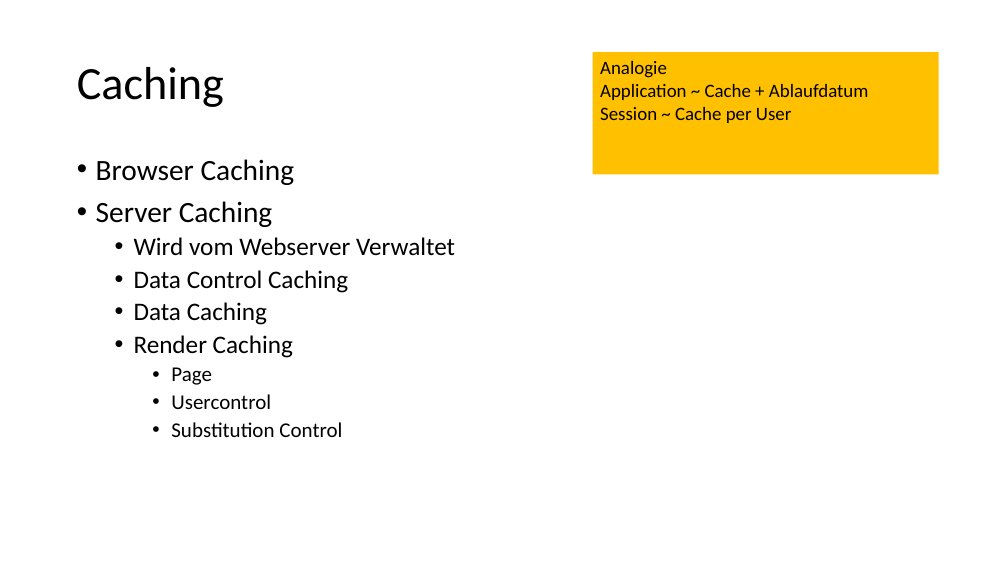
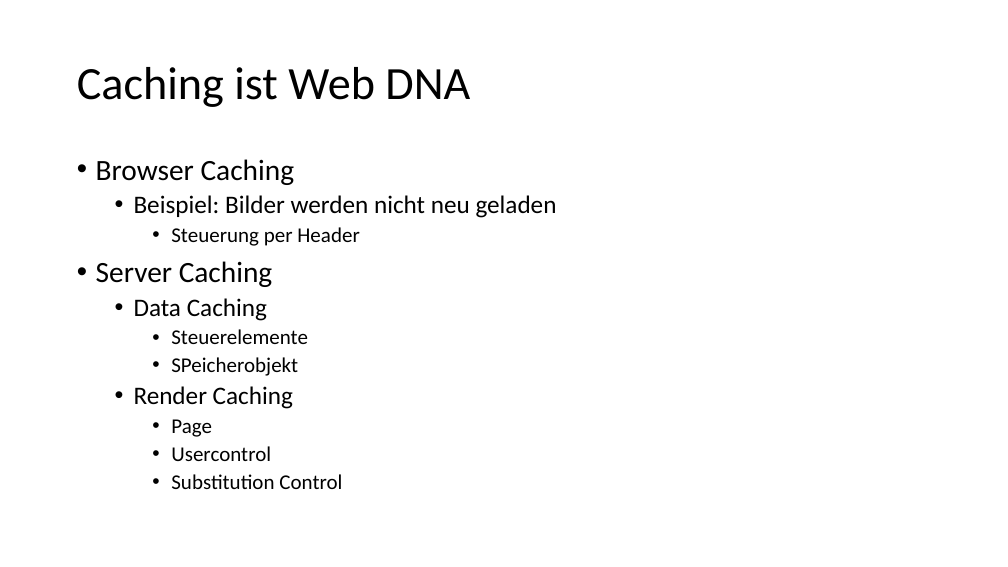
Before and after one commit to ppedvAG/WebformsKurs, a slide deck: slide 4 of 14Performance.pptx (slide 2 before the commit). Drawn at 1008x567 pixels with LibreOffice and Linux fonts; fonts in the diff are those of the drawing. Boxes give left, top, right and bottom in pixels: in the first picture for what was removed or moved away, otherwise in the second. Text is boxed around its words. In the diff, an @@ line names an element or a change of style, - is before the commit and + after.

```diff
--- a/14Performance.pptx
+++ b/14Performance.pptx
@@ rectangle removed at [593, 52, 939, 175] @@
-Analogie
-Application ~ Cache + Ablaufdatum
-Session ~ Cache per User
@@ title at [77, 67, 470, 107]: text changed @@
-Caching
+Caching ist Web DNA
@@ text at [134, 195, 557, 246]: paragraphs added @@
+  • Beispiel: Bilder werden nicht neu geladen
+    • Steuerung per Header
@@ text at [134, 237, 455, 293]: paragraphs removed @@
-  • Wird vom Webserver Verwaltet
-  • Data Control Caching
@@ text at [171, 329, 308, 376]: paragraphs added @@
+    • Steuerelemente
+    • SPeicherobjekt
```
Also in this commit, not shown: 1 other slide changed, 4 slides added, 1 slide removed, 13 other files.
